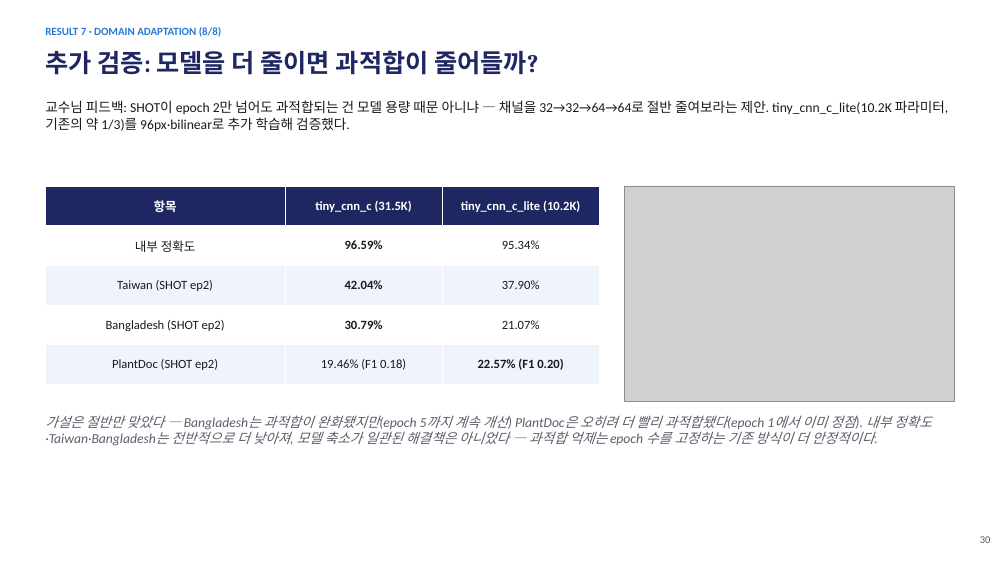
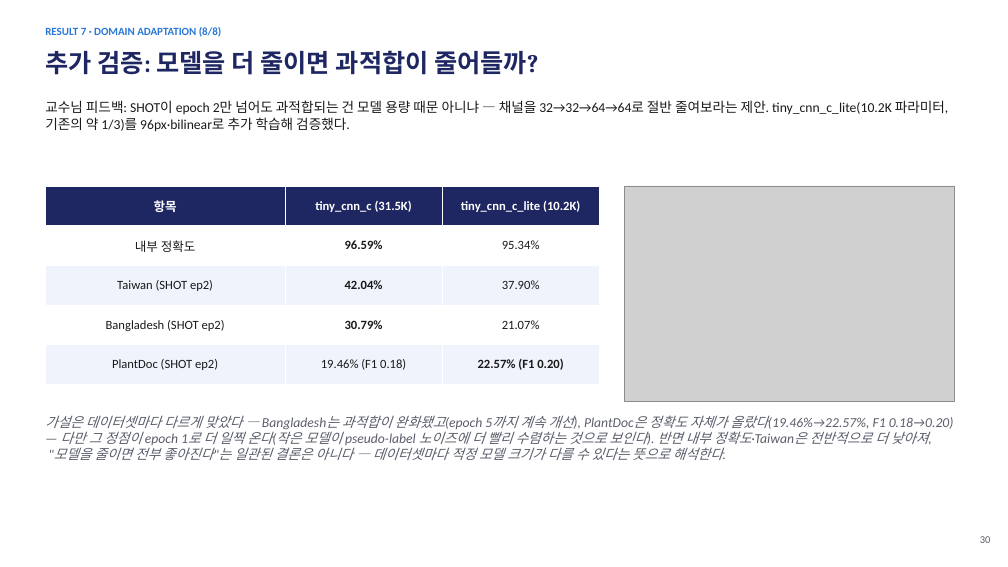
Before and after one commit to sara0813/tomato-disease-v2, a slide deck: slide 31 of docs/CNN_토마토_병해분류_V2_진행보고.pptx. Drawn at 1008x567 pixels with LibreOffice and Linux fonts; fonts in the diff are those of the drawing; grey boxes stand for pictures. Boxes give left, top, right and bottom in pixels: in the first picture for what was removed or moved away, otherwise in the second. Text is boxed around its words. In the diff, an @@ line names an element or a change of style, - is before the commit and + after.

```diff
--- a/docs/CNN_토마토_병해분류_V2_진행보고.pptx
+++ b/docs/CNN_토마토_병해분류_V2_진행보고.pptx
@@ text at <box>45,415,954,460</box>: text changed @@
-가설은 절반만 맞았다 — Bangladesh는 과적합이 완화됐지만(epoch 5까지 계속 개선) PlantDoc은 오히려 더 빨리 과적합됐다(epoch 1에서 이미 정점). 내부 정확도·Taiwan·Bangladesh는 전반적으로 더 낮아져, 모델 축소가 일관된 해결책은 아니었다 — 과적합 억제는 epoch 수를 고정하는 기존 방식이 더 안정적이다.
+가설은 데이터셋마다 다르게 맞았다 — Bangladesh는 과적합이 완화됐고(epoch 5까지 계속 개선), PlantDoc은 정확도 자체가 올랐다(19.46%→22.57%, F1 0.18→0.20) — 다만 그 정점이 epoch 1로 더 일찍 온다(작은 모델이 pseudo-label 노이즈에 더 빨리 수렴하는 것으로 보인다). 반면 내부 정확도·Taiwan은 전반적으로 더 낮아져, "모델을 줄이면 전부 좋아진다"는 일관된 결론은 아니다 — 데이터셋마다 적정 모델 크기가 다를 수 있다는 뜻으로 해석한다.
```
Also in this commit, not shown: 3 other slides changed, 49 other files.
